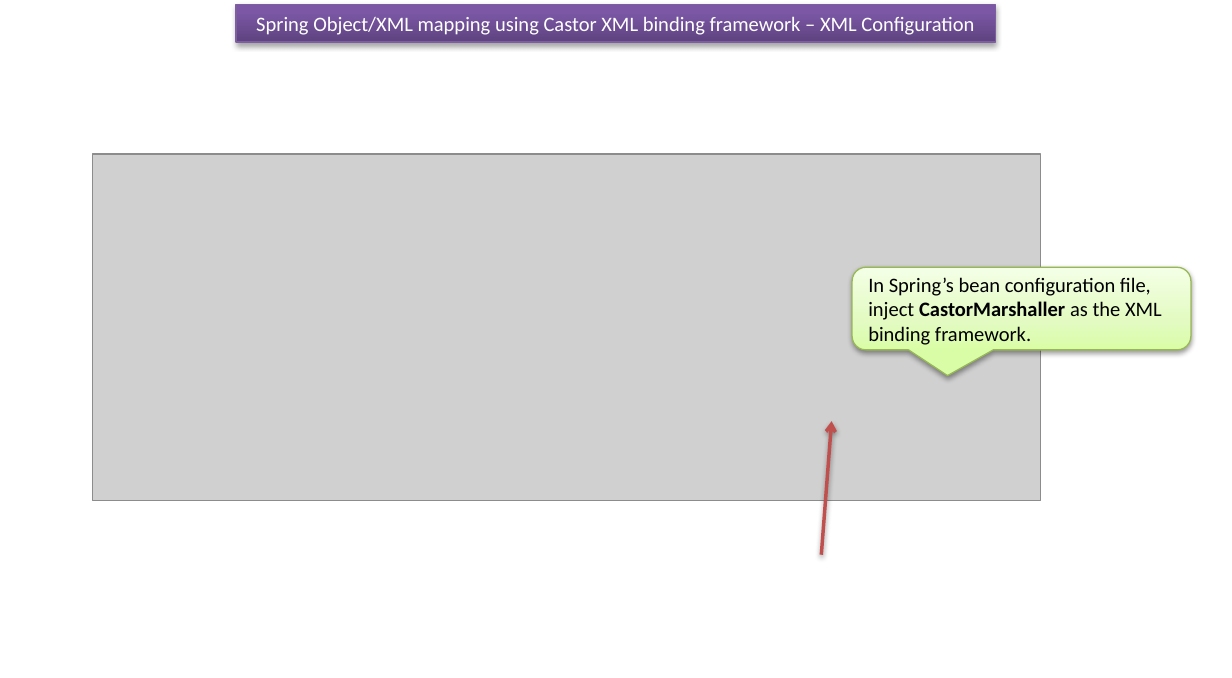
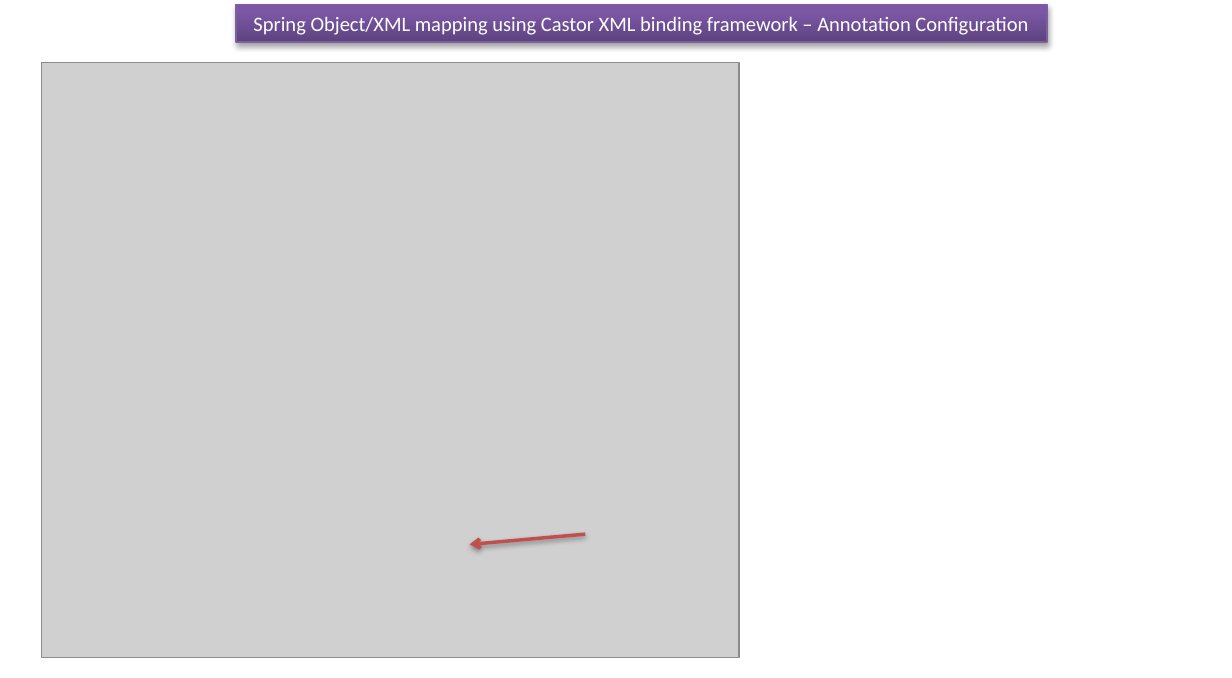
Before and after one commit to ramram43210/javaee, a slide deck: slide 5 of Later/Spring/14_Spring_Object_XML_Mapping/2/Spring Object XML mapping_castor_Annotation.pptx. Drawn at 1232x678 pixels with LibreOffice and Linux fonts; fonts in the diff are those of the drawing; grey boxes stand for pictures. Boxes give left, top, right and bottom in pixels: in the first picture for what was removed or moved away, otherwise in the second. Text is boxed around its words. In the diff, an @@ line names an element or a change of style, - is before the commit and + after.

```diff
--- a/Later/Spring/14_Spring_Object_XML_Mapping/2/Spring Object XML mapping_castor_Annotation.pptx
+++ b/Later/Spring/14_Spring_Object_XML_Mapping/2/Spring Object XML mapping_castor_Annotation.pptx
@@ rectangle "Spring Object/XML mapping using Castor ...": place and size @@
-rectangle "Spring Object/XML mapping using Castor ..." at [237,5,997,42]
+rectangle "Spring Object/XML mapping using Castor ..." at [237,5,1047,42]
@@ text in rectangle at [253,16,1028,35]: text changed @@
-Spring Object/XML mapping using Castor XML binding framework – XML Configuration
+Spring Object/XML mapping using Castor XML binding framework – Annotation Configuration
@@ picture added at [42,63,739,657] @@
@@ picture removed at [92,154,1041,500] @@
@@ rounded speech box removed at [853,267,1191,350] @@
-In Spring’s bean configuration file, inject CastorMarshaller as the XML binding framework.
@@ arrow removed from (822, 554) to (832, 421) @@
@@ arrow added from (585, 533) to (469, 545), #C0504D 2 pt @@
```
Also in this commit, not shown: 7 other slides changed, 23 other files.
